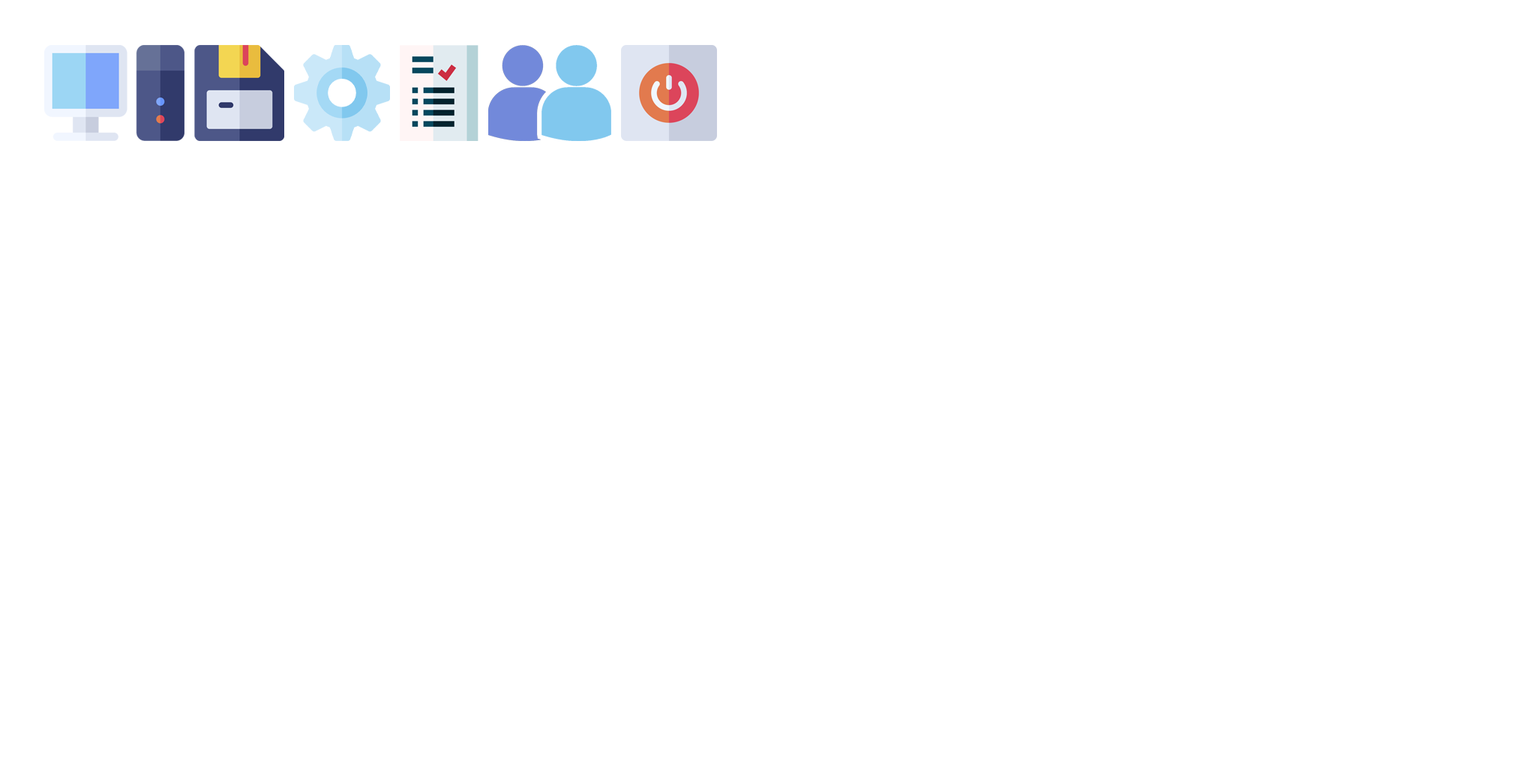
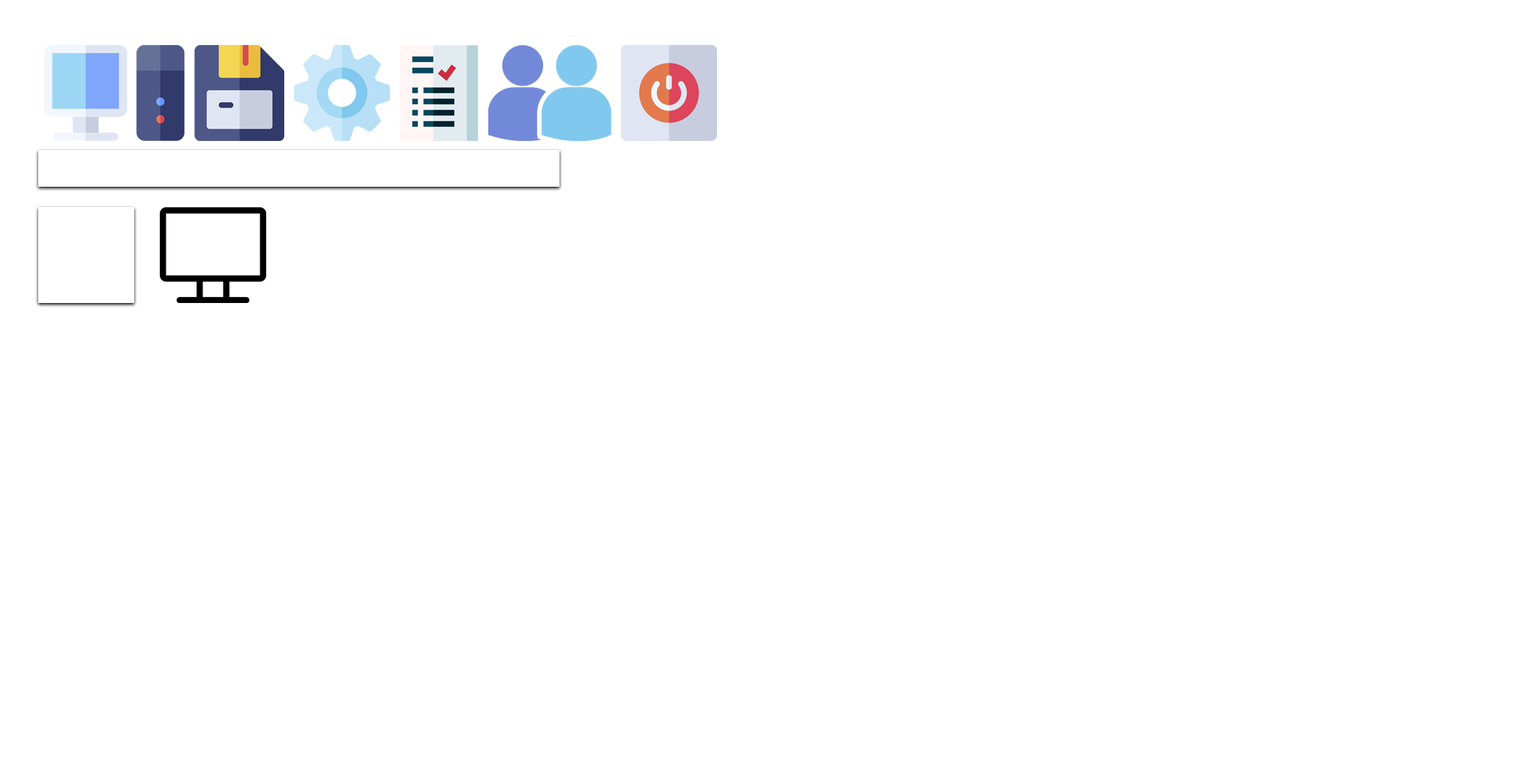
Two versions of the same layered image (1536px x 768px). Layer-by-layer changes:
added layer "Layer 1" above "SaveLoadButton copy" over [159, 206, 267, 303]
